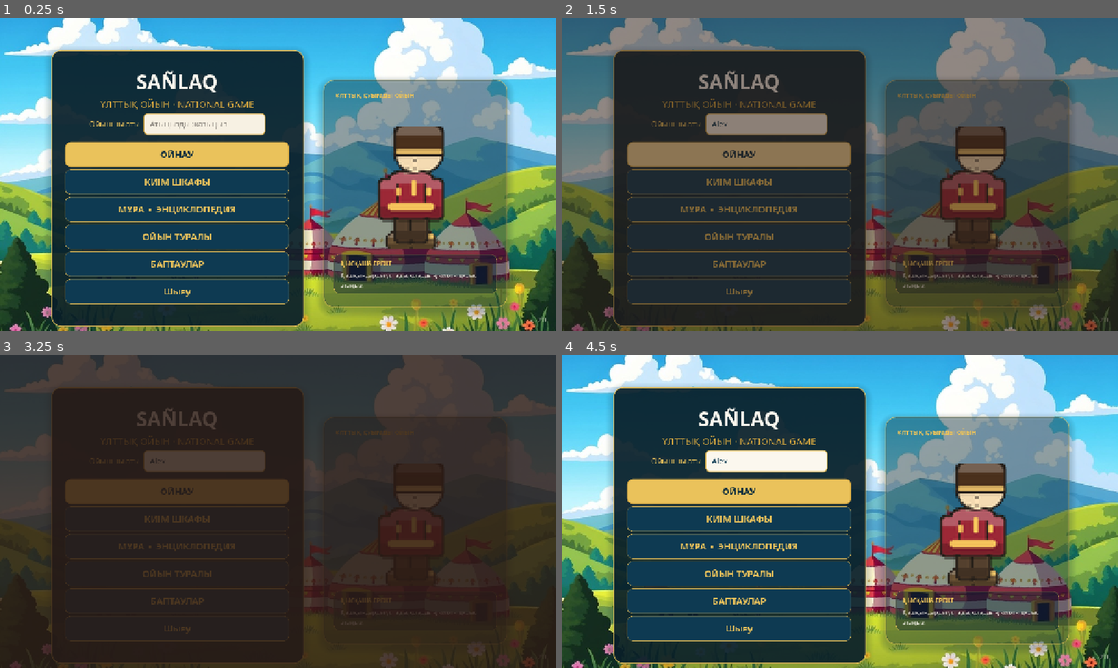
Above: before the commit, frames 1-4 (two rows, left to right).
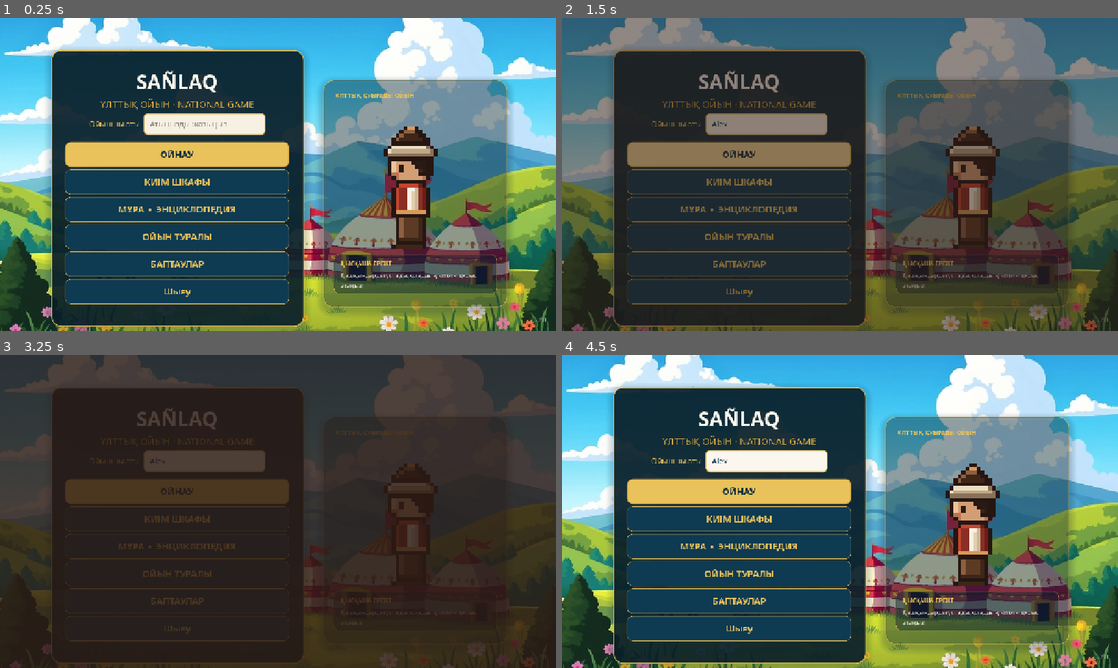
Above: after the commit, the same moments.

Repository: mmeirbek/sanlaq
Game: Godot game, scene res://scenes/ui/main_menu.tscn
The game is run twice, just before and just after one commit, with the same random seed, the same clock (stepped at 60 frames per second) and the same inputs. Sound files missing from this copy of the repository are replaced by a short silence.
Inputs (mouse positions are in pixels of both pictures, inside the frame that each line leads up to):
- Up to frame 1 (0.25 s): no input
- Up to frame 2 (1.5 s): click (767, 124) at 0.52 s; type "Alex" at 0.6 s; click "ОЙНАУ" at 1.25 s
- Up to frame 3 (3.25 s): tap Enter at 2 s; move the mouse to (400, 495) at 2.02 s; hold D (move_right) 2.03-2.75 s; hold Shift (sprint) 2.03-2.75 s; click (400, 495) at 2.17 s; tap Space (ui_accept) at 2.27 s; click "← Артқа" at 2.75 s
- Up to frame 4 (4.5 s): drag from (728, 527) to (812, 574) at 3.52 s; move the mouse to (895, 442) at 4.27 s; hold D (move_right) from 4.28 s (still down); tap Tab at 4.35 s

The runs differ from the first frame. In frame 1, 3.4% of the frame differs, in the area x 68-80%, y 34-74%; in frame 2, 2.7%; in frame 3, 0.6%; in frame 4, 3.4%.

Commit message:
Персонажи и иконки одежды на новом пиксель-арте
- data/clothing: листы слоёв и иконки — из assets/sprites/.
- character_visual: тела из assets/sprites/character/base; подпрыгивание
  при ходьбе — целым пикселем арта (2 px), иначе сетка дрожит; в покое
  не подпрыгивает — дыхание нарисовано в кадрах.
- Удалены старые листы, концепт-превью, шаблон, иконки 128×128, бриф
  художнику, generate_character.py и generate_preview.py.
- Формат листа описан в assets/sprites/character/README.md; README
  больше не советует не коммитить *.uid / *.import.

Карта пока старая — она переходит на пиксель-арт в этапе 4; этапы 3 и 4
вливаются в main вместе.

Co-Authored-By: Claude Opus 5.5 <noreply@anthropic.com>

Diff:
--- a/data/clothing/head_borik_01.tres
+++ b/data/clothing/head_borik_01.tres
@@ -14,6 +14,6 @@
 rarity = 0
 wrong_answers_kz = Array[String](["Тақия", "Тымақ", "Кимешек"])
 wrong_answers_en = Array[String](["Takiya", "Tymaq", "Kimeshek"])
-texture_path = "res://assets/character/head/head_borik_01.png"
-icon_path = "res://assets/items/head_borik_01.png"
+texture_path = "res://assets/sprites/character/head/head_borik_01.png"
+icon_path = "res://assets/sprites/items/head_borik_01.png"
 reference_photo_path = "res://assets/ui/encyclopedia_photos/borik.jpg"
--- a/data/clothing/head_kimeshek_01.tres
+++ b/data/clothing/head_kimeshek_01.tres
@@ -14,6 +14,6 @@
 rarity = 1
 wrong_answers_kz = Array[String](["Сәукеле", "Тақия", "Бөрік"])
 wrong_answers_en = Array[String](["Saukele", "Takiya", "Borik"])
-texture_path = "res://assets/character/head/head_kimeshek_01.png"
-icon_path = "res://assets/items/head_kimeshek_01.png"
+texture_path = "res://assets/sprites/character/head/head_kimeshek_01.png"
+icon_path = "res://assets/sprites/items/head_kimeshek_01.png"
 reference_photo_path = "res://assets/ui/encyclopedia_photos/kimeshek.jpg"
--- a/data/clothing/head_saukele_01.tres
+++ b/data/clothing/head_saukele_01.tres
@@ -14,6 +14,6 @@
 rarity = 2
 wrong_answers_kz = Array[String](["Тақия", "Кимешек", "Тымақ"])
 wrong_answers_en = Array[String](["Takiya", "Kimeshek", "Tymaq"])
-texture_path = "res://assets/character/head/head_saukele_01.png"
-icon_path = "res://assets/items/head_saukele_01.png"
+texture_path = "res://assets/sprites/character/head/head_saukele_01.png"
+icon_path = "res://assets/sprites/items/head_saukele_01.png"
 reference_photo_path = "res://assets/ui/encyclopedia_photos/saukele.jpg"
--- a/data/clothing/head_takiya_01.tres
+++ b/data/clothing/head_takiya_01.tres
@@ -14,6 +14,6 @@
 rarity = 0
 wrong_answers_kz = Array[String](["Тымақ", "Сәукеле", "Бөрік"])
 wrong_answers_en = Array[String](["Tymaq", "Saukele", "Borik"])
-texture_path = "res://assets/character/head/head_takiya_01.png"
-icon_path = "res://assets/items/head_takiya_01.png"
+texture_path = "res://assets/sprites/character/head/head_takiya_01.png"
+icon_path = "res://assets/sprites/items/head_takiya_01.png"
 reference_photo_path = "res://assets/ui/encyclopedia_photos/takiya.jpg"
--- a/data/clothing/head_tymaq_01.tres
+++ b/data/clothing/head_tymaq_01.tres
@@ -14,6 +14,6 @@
 rarity = 1
 wrong_answers_kz = Array[String](["Тақия", "Бөрік", "Сәукеле"])
 wrong_answers_en = Array[String](["Takiya", "Borik", "Saukele"])
-texture_path = "res://assets/character/head/head_tymaq_01.png"
-icon_path = "res://assets/items/head_tymaq_01.png"
+texture_path = "res://assets/sprites/character/head/head_tymaq_01.png"
+icon_path = "res://assets/sprites/items/head_tymaq_01.png"
 reference_photo_path = "res://assets/ui/encyclopedia_photos/tymaq.jpg"
--- a/data/clothing/pants_shalbar_01.tres
+++ b/data/clothing/pants_shalbar_01.tres
@@ -14,6 +14,6 @@
 rarity = 0
 wrong_answers_kz = Array[String](["Мәсі", "Шапан", "Кебіс"])
 wrong_answers_en = Array[String](["Masi", "Shapan", "Kebis"])
-texture_path = "res://assets/character/pants/pants_shalbar_01.png"
-icon_path = "res://assets/items/pants_shalbar_01.png"
+texture_path = "res://assets/sprites/character/pants/pants_shalbar_01.png"
+icon_path = "res://assets/sprites/items/pants_shalbar_01.png"
 reference_photo_path = "res://assets/ui/encyclopedia_photos/shalbar.jpg"
--- a/data/clothing/pants_shalbar_decorated_01.tres
+++ b/data/clothing/pants_shalbar_decorated_01.tres
@@ -14,6 +14,6 @@
 rarity = 1
 wrong_answers_kz = Array[String](["Шалбар", "Мәсі", "Көйлек"])
 wrong_answers_en = Array[String](["Shalbar", "Masi", "Koylek"])
-texture_path = "res://assets/character/pants/pants_shalbar_decorated_01.png"
-icon_path = "res://assets/items/pants_shalbar_decorated_01.png"
+texture_path = "res://assets/sprites/character/pants/pants_shalbar_decorated_01.png"
+icon_path = "res://assets/sprites/items/pants_shalbar_decorated_01.png"
 reference_photo_path = "res://assets/ui/encyclopedia_photos/shalbar_decorated.jpg"
--- a/data/clothing/shoes_kebis_01.tres
+++ b/data/clothing/shoes_kebis_01.tres
@@ -14,6 +14,6 @@
 rarity = 1
 wrong_answers_kz = Array[String](["Мәсі", "Саптама етік", "Тымақ"])
 wrong_answers_en = Array[String](["Masi", "Saptama Etik", "Tymaq"])
-texture_path = "res://assets/character/shoes/shoes_kebis_01.png"
-icon_path = "res://assets/items/shoes_kebis_01.png"
+texture_path = "res://assets/sprites/character/shoes/shoes_kebis_01.png"
+icon_path = "res://assets/sprites/items/shoes_kebis_01.png"
 reference_photo_path = "res://assets/ui/encyclopedia_photos/boots.png"
--- a/data/clothing/shoes_masi_01.tres
+++ b/data/clothing/shoes_masi_01.tres
@@ -14,6 +14,6 @@
 rarity = 0
 wrong_answers_kz = Array[String](["Кебіс", "Саптама етік", "Шапан"])
 wrong_answers_en = Array[String](["Kebis", "Saptama Etik", "Shapan"])
-texture_path = "res://assets/character/shoes/shoes_masi_01.png"
-icon_path = "res://assets/items/shoes_masi_01.png"
+texture_path = "res://assets/sprites/character/shoes/shoes_masi_01.png"
+icon_path = "res://assets/sprites/items/shoes_masi_01.png"
 reference_photo_path = "res://assets/ui/encyclopedia_photos/masi.jpg"
--- a/data/clothing/shoes_saptama_etik_01.tres
+++ b/data/clothing/shoes_saptama_etik_01.tres
@@ -14,6 +14,6 @@
 rarity = 1
 wrong_answers_kz = Array[String](["Мәсі", "Кебіс", "Шалбар"])
 wrong_answers_en = Array[String](["Masi", "Kebis", "Shalbar"])
-texture_path = "res://assets/character/shoes/shoes_saptama_etik_01.png"
-icon_path = "res://assets/items/shoes_saptama_etik_01.png"
+texture_path = "res://assets/sprites/character/shoes/shoes_saptama_etik_01.png"
+icon_path = "res://assets/sprites/items/shoes_saptama_etik_01.png"
 reference_photo_path = "res://assets/ui/encyclopedia_photos/saptama_etik.jpg"
--- a/data/clothing/torso_kamzol_01.tres
+++ b/data/clothing/torso_kamzol_01.tres
@@ -14,6 +14,6 @@
 rarity = 1
 wrong_answers_kz = Array[String](["Шапан", "Көйлек", "Тымақ"])
 wrong_answers_en = Array[String](["Shapan", "Koylek", "Tymaq"])
-texture_path = "res://assets/character/torso/torso_kamzol_01.png"
-icon_path = "res://assets/items/torso_kamzol_01.png"
+texture_path = "res://assets/sprites/character/torso/torso_kamzol_01.png"
+icon_path = "res://assets/sprites/items/torso_kamzol_01.png"
 reference_photo_path = "res://assets/ui/encyclopedia_photos/kamzol.jpg"
--- a/data/clothing/torso_koylek_01.tres
+++ b/data/clothing/torso_koylek_01.tres
@@ -14,6 +14,6 @@
 rarity = 0
 wrong_answers_kz = Array[String](["Шапан", "Камзол", "Шалбар"])
 wrong_answers_en = Array[String](["Shapan", "Kamzol", "Shalbar"])
-texture_path = "res://assets/character/torso/torso_koylek_01.png"
-icon_path = "res://assets/items/torso_koylek_01.png"
+texture_path = "res://assets/sprites/character/torso/torso_koylek_01.png"
+icon_path = "res://assets/sprites/items/torso_koylek_01.png"
 reference_photo_path = "res://assets/ui/encyclopedia_photos/koylek.jpg"
--- a/data/clothing/torso_shapan_01.tres
+++ b/data/clothing/torso_shapan_01.tres
@@ -14,6 +14,6 @@
 rarity = 0
 wrong_answers_kz = Array[String](["Камзол", "Көйлек", "Саптама етік"])
 wrong_answers_en = Array[String](["Kamzol", "Koylek", "Saptama Etik"])
-texture_path = "res://assets/character/torso/torso_shapan_01.png"
-icon_path = "res://assets/items/torso_shapan_01.png"
+texture_path = "res://assets/sprites/character/torso/torso_shapan_01.png"
+icon_path = "res://assets/sprites/items/torso_shapan_01.png"
 reference_photo_path = "res://assets/ui/encyclopedia_photos/shapan.jpg"
--- a/scripts/entities/character_visual.gd
+++ b/scripts/entities/character_visual.gd
@@ -2,9 +2,9 @@
 extends Node2D
 
 const BASE_SHEETS := [
-	"res://assets/character/base/base.png",
-	"res://assets/character/base/base_02.png",
-	"res://assets/character/base/base_03.png",
+	"res://assets/sprites/character/base/base.png",
+	"res://assets/sprites/character/base/base_02.png",
+	"res://assets/sprites/character/base/base_03.png",
 ]
 const SHEET_W := 6
 const FRAME_PX := 64
@@ -121,9 +121,11 @@
 	for l in _layers:
 		if l.sprite_frames:
 			l.frame = f
-	# Общий пиксельный ритм оживляет все слои одновременно: одежда не «съезжает» с тела.
-	var bounce := sin(_pose_time * (11.0 if _moving else 3.0))
-	position = _rest_position + Vector2(0, round(bounce * (1.0 if _moving else 0.5)))
+	# Подпрыгивание на шаге — целым пикселем арта, иначе пиксельная сетка дрожит.
+	# В покое не подпрыгиваем: дыхание уже нарисовано в кадрах покоя. Сдвигается
+	# весь узел, поэтому одежда не «съезжает» с тела.
+	var hop := roundi(sin(_pose_time * 11.0)) if _moving else 0
+	position = _rest_position + Vector2(0, hop * UiTokens.PIXEL)
 
 func _build_frames(sheet: Texture2D) -> SpriteFrames:
 	var sf := SpriteFrames.new()
Binary file removed: assets/character/TEMPLATE.png
Not shown, removed: assets/character/TEMPLATE.png.import
Binary file removed: assets/character/base/base.png
Not shown, removed: assets/character/base/base.png.import
Binary file removed: assets/character/base/base_02.png
Not shown, removed: assets/character/base/base_02.png.import
Binary file removed: assets/character/base/base_03.png
Not shown, removed: assets/character/base/base_03.png.import
Binary file removed: assets/character/concept_previews/base_02_concept.png
Not shown, removed: assets/character/concept_previews/base_02_concept.png.import
Binary file removed: assets/character/concept_previews/base_03_concept.png
Not shown, removed: assets/character/concept_previews/base_03_concept.png.import
(and 57 more such lines)
